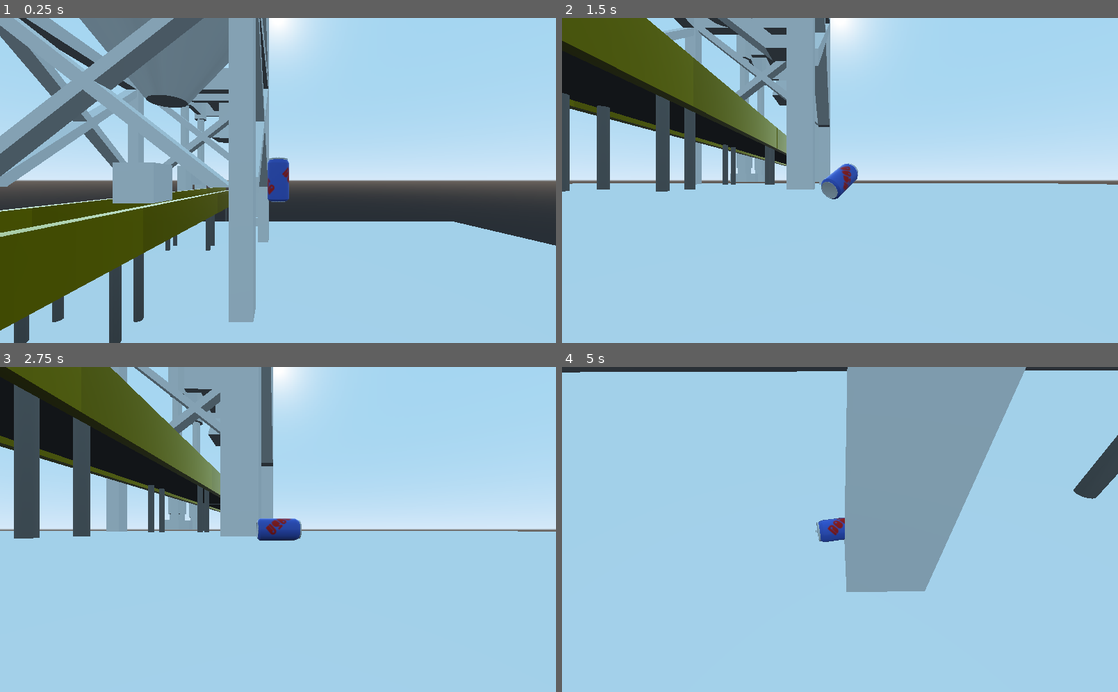
Above: before the commit, frames 1-4 (two rows, left to right).
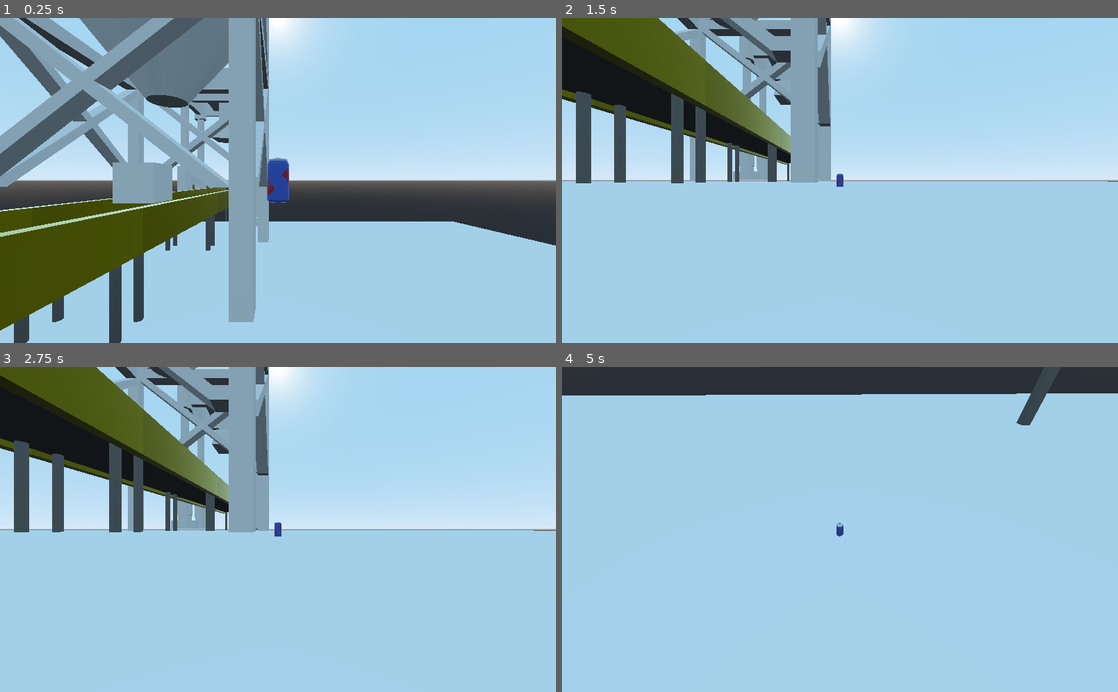
Above: after the commit, the same moments.

Repository: ayylol/CumbriaJam
Game: Godot game, scene res://MainGame.tscn
Two runs of this game, one before a commit and one after it. Both use one fixed random seed, a clock stepped at 60 frames per second and the inputs below.
Inputs (mouse positions are in pixels of both pictures, inside the frame that each line leads up to):
- Up to frame 1 (0.25 s): no input
- Up to frame 2 (1.5 s): tap Enter (ui_accept) at 0.5, 0.77, 0.8, 1.07, 1.35 s; move the mouse to (962, 164) at 0.52 s; hold Space (push) 0.53-1.28 s; move the mouse to (728, 196) at 1.27 s
- Up to frame 3 (2.75 s): tap Enter (ui_accept) at 1.52, 1.82, 2.3 s; tap Space (push) at 1.55 s; move the mouse to (333, 458) at 2.02 s; press the mouse at (333, 458) at 2.03 s
- Up to frame 4 (5 s): move the mouse to (834, 536) at 2.77 s; release the mouse at (834, 536) at 2.78 s; tap Space (push) at 2.85, 4.55 s; tap Enter (ui_accept) at 3.02, 3.32, 3.77, 3.8, 4.07, 4.35, 4.52, 4.82 s; move the mouse to (878, 532) at 3.52 s; hold Space (push) 3.53-4.28 s; move the mouse to (795, 526) at 4.27 s

The runs differ from the first frame. In frame 1, 0.1% of the frame differs, in the area x 48-52%, y 42-57%; in frame 2, 9.6%; in frame 3, 11%; in frame 4, 22%, in the area x 0-100%, y 0-70%.

Commit message:
added crushing functionality

Diff:
--- a/Camera.gd
+++ b/Camera.gd
@@ -28,6 +28,9 @@
 	elif event.is_action_released("push"):
 		_player.release(-$H/V/Camera.global_transform.basis.z)
 
+	if event.is_action_pressed("ui_accept"):
+		_player.compress()
+
 func _physics_process(delta):
 	$H.rotation_degrees.y = camrot_h
 	$H/V.rotation_degrees.x = camrot_v
--- a/Player.gd
+++ b/Player.gd
@@ -4,20 +4,34 @@
 export var max_pushes = 4
 export var meter_fill_multipliyer = 5.0
 export var pressure_fill_multipliyer = 2.5
+export var default_hitbox_size = Vector3(1,1,1)
+export var default_mesh_size = Vector3(0.319,0.319,0.319)
+export var decompress_time = 8.0
 
 var max_strength = 15
 
 var _current_pushed = 0.0
 var _meter_percent_fill = 0.0
 var _held = false
+var _scale_lerp = 1.0
 
-func _process(delta):
-	_meter_percent_fill= min(_meter_percent_fill+delta/meter_fill_multipliyer, 1.0)
+var _shrunk_hitbox = Vector3(1,1,1)
+var _shrunk_mesh = Vector3(1,1,1)
+
+func _init():
+	_shrunk_hitbox=default_hitbox_size*0.3
+	_shrunk_mesh=default_mesh_size*0.3
+
+func _physics_process(delta):
+	_meter_percent_fill= min(_meter_percent_fill+delta/meter_fill_multipliyer, pow(_scale_lerp,2))
 	if _held:
 		_current_pushed = min(_current_pushed+delta/pressure_fill_multipliyer, _meter_percent_fill)
+	$CollisionShape.scale = _shrunk_hitbox.linear_interpolate(default_hitbox_size,_scale_lerp)
+	$Spatial.scale = _shrunk_mesh.linear_interpolate(default_mesh_size,_scale_lerp)
+	_scale_lerp=min(_scale_lerp+delta/decompress_time,1.0)
 	print(_meter_percent_fill)
 	print(_current_pushed)
-	print()
+	print(_scale_lerp)
 
 func hold():
 	print("HELD")
@@ -25,6 +39,7 @@
 
 func release(direction: Vector3):
 	print("PUSHED!")
+	print(direction)
 	_held=false
 	if _meter_percent_fill>0.0:
 		var _time_held
@@ -32,5 +47,5 @@
 		_meter_percent_fill-=_current_pushed
 		_current_pushed=0.0
 
-func compress(direction: Vector3):
-	pass
+func compress():
+	_scale_lerp=0.0
--- a/Player.tscn
+++ b/Player.tscn
@@ -6,8 +6,8 @@
 [ext_resource path="res://Assets/can_final.obj" type="ArrayMesh" id=4]
 
 [sub_resource type="CylinderShape" id=3]
-radius = 0.173689
-height = 0.593888
+radius = 0.164619
+height = 0.596457
 
 [sub_resource type="SpatialMaterial" id=4]
 albedo_texture = ExtResource( 3 )
@@ -16,20 +16,14 @@
 [node name="RigidBody" type="RigidBody"]
 script = ExtResource( 1 )
 
-[node name="Timer" type="Timer" parent="."]
-one_shot = true
-
 [node name="CollisionShape" type="CollisionShape" parent="."]
-transform = Transform( 1, 0, 0, 0, 1.00731, 0, 0, 0, 1, 0, 0.00678518, 0 )
 shape = SubResource( 3 )
 
 [node name="Spatial" type="Spatial" parent="."]
 transform = Transform( 0.319486, 0, 0, 0, 0.319486, 0, 0, 0, 0.319486, 0, 0, 0 )
 
 [node name="CanMesh" type="MeshInstance" parent="Spatial"]
-transform = Transform( 1, 0, 0, 0, 1, 0, 0, 0, 1, 0.0176272, -1.09288, 4.55698 )
+transform = Transform( 1, 0, 0, 0, 1, 0, 0, 0, 1, 0.00887025, -1.12711, 4.55698 )
 mesh = ExtResource( 4 )
 skeleton = NodePath("")
 material/0 = SubResource( 4 )
-
-[connection signal="timeout" from="Timer" to="." method="_on_Timer_timeout"]
--- a/project.godot
+++ b/project.godot
@@ -16,6 +16,13 @@
 
 [input]
 
+ui_accept={
+"deadzone": 0.5,
+"events": [ Object(InputEventKey,"resource_local_to_scene":false,"resource_name":"","device":0,"alt":false,"shift":false,"control":false,"meta":false,"command":false,"pressed":false,"scancode":16777221,"physical_scancode":0,"unicode":0,"echo":false,"script":null)
+, Object(InputEventKey,"resource_local_to_scene":false,"resource_name":"","device":0,"alt":false,"shift":false,"control":false,"meta":false,"command":false,"pressed":false,"scancode":16777222,"physical_scancode":0,"unicode":0,"echo":false,"script":null)
+, Object(InputEventJoypadButton,"resource_local_to_scene":false,"resource_name":"","device":0,"button_index":0,"pressure":0.0,"pressed":false,"script":null)
+ ]
+}
 cam_up={
 "deadzone": 0.5,
 "events": [ Object(InputEventKey,"resource_local_to_scene":false,"resource_name":"","device":0,"alt":false,"shift":false,"control":false,"meta":false,"command":false,"pressed":false,"scancode":0,"physical_scancode":87,"unicode":0,"echo":false,"script":null)
